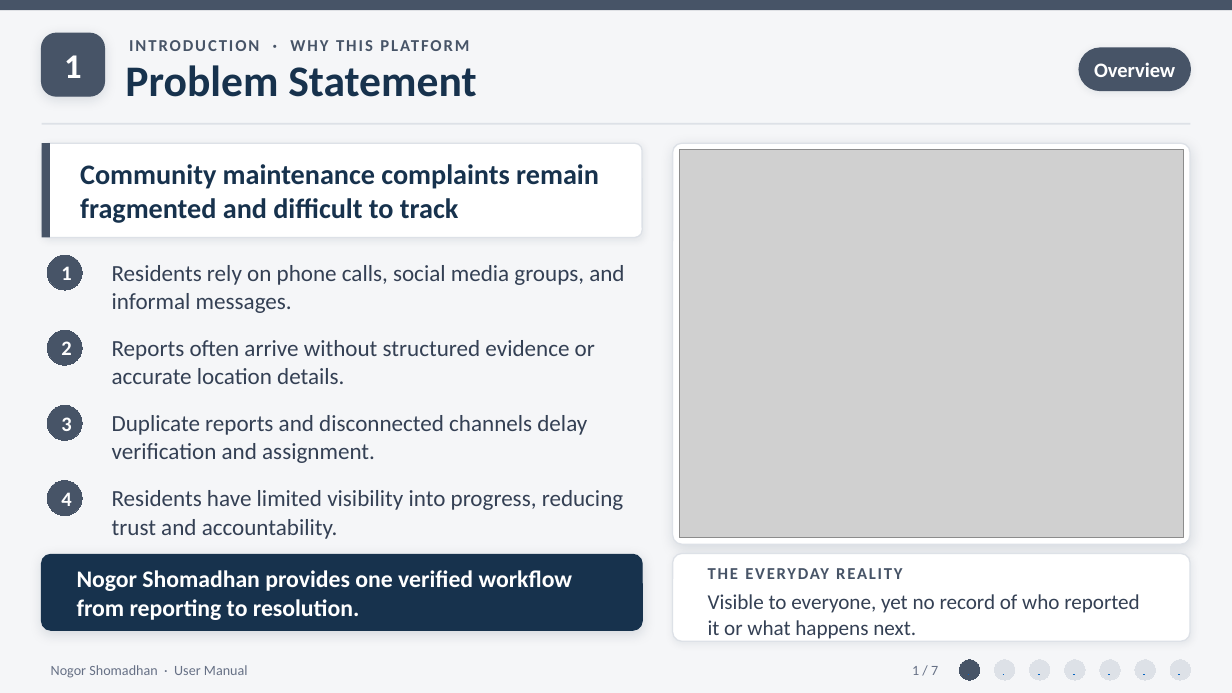
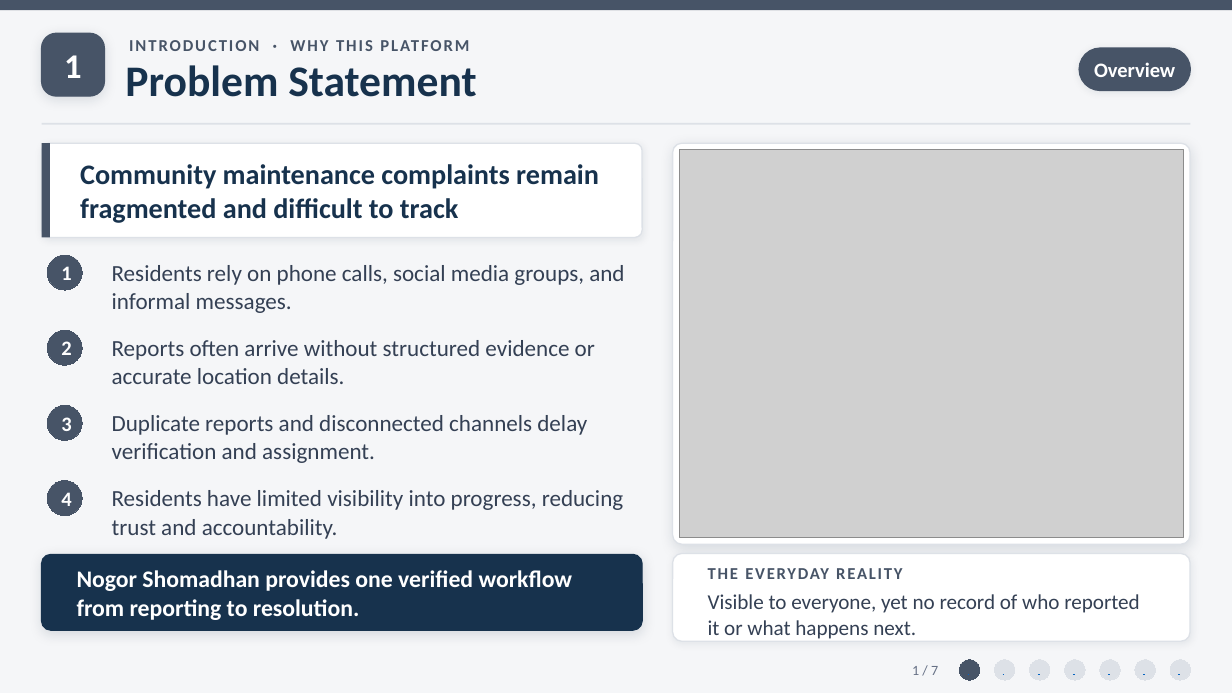
Before and after one commit to Zawadur-Rafid/NogorShomadhan, a slide deck: slide 1 of User Manual/NogorShomadhan_UserManual_Phase1.pptx. Drawn at 1232x693 pixels with LibreOffice and Linux fonts; fonts in the diff are those of the drawing; grey boxes stand for pictures. Boxes give left, top, right and bottom in pixels: in the first picture for what was removed or moved away, otherwise in the second. Text is boxed around its words. In the diff, an @@ line names an element or a change of style, - is before the commit and + after.

```diff
--- a/User Manual/NogorShomadhan_UserManual_Phase1.pptx
+++ b/User Manual/NogorShomadhan_UserManual_Phase1.pptx
@@ text removed at (51, 665, 248, 678) @@
-Nogor Shomadhan · User Manual
```
Also in this commit, not shown: 6 other slides changed.
